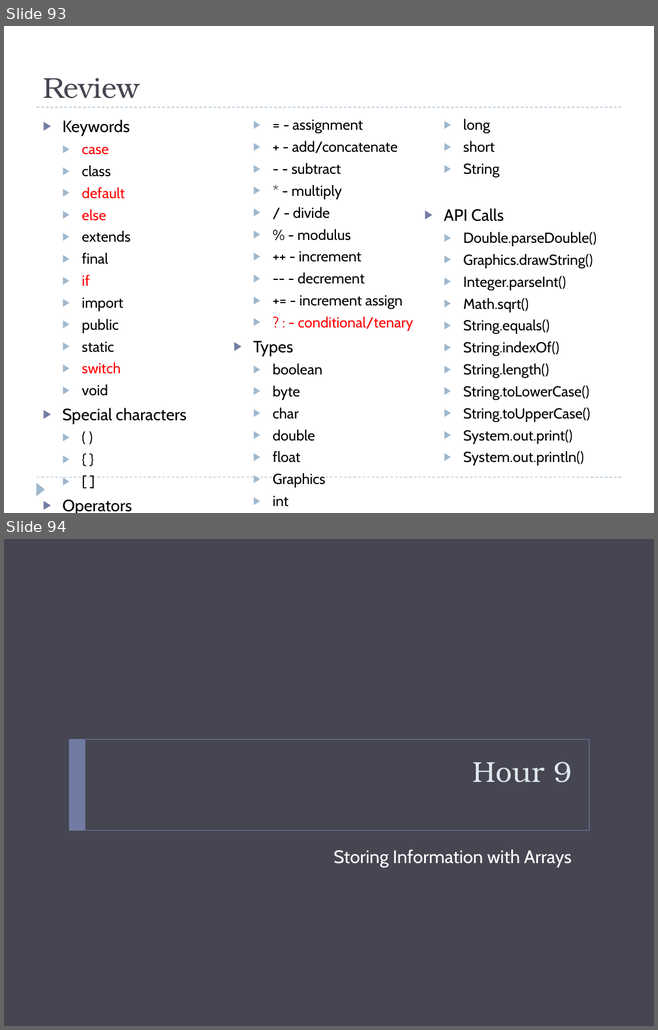
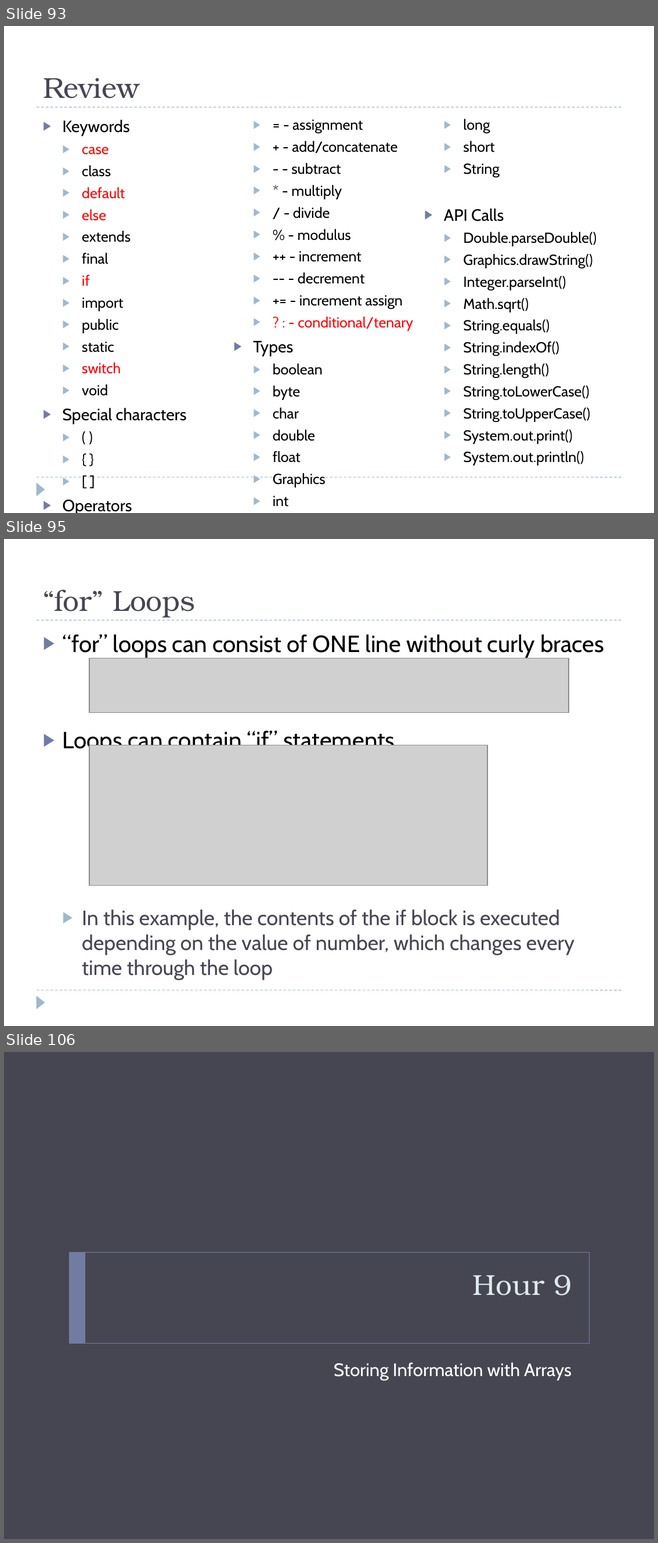
Before and after one commit to bcraig108/JavaClass_2013_Summer, a slide deck: Introduction to Java Programming.pptx. Shown one above the other, each under a label of ours: slides 93 and 94 before the commit, slides 93, 95 and 106 after it; the slides between them are not shown. The pictures are 658x1030 and 658x1543 pixels, drawn with LibreOffice and Linux fonts; fonts in the diff are those of the drawing; grey boxes stand for pictures; background and template pictures are left out. Boxes give left, top, right and bottom in pixels: in the first picture for what was removed or moved away, otherwise in the second. Text is boxed around its words. In the diff, an @@ line names an element or a change of style, - is before the commit and + after.

```diff
--- a/Introduction to Java Programming.pptx
+++ b/Introduction to Java Programming.pptx
@@ slide 95 added at <box>4,539,654,1026</box>, background #FFFFFF; not listed: 3 template elements that a slide beside it also shows @@
@@ title added at <box>43,589,195,618</box>, 32 pt, text #464653 @@
+“for” Loops
@@ text added at <box>63,634,604,980</box>, 23 pt, text #464653 @@
+▶ “for” loops can consist of ONE line without curly braces
+▶ Loops can contain “if” statements
+  ▶ In this example, the contents of the if block is executed depending on the value of number, which changes every time through the loop
@@ picture added at <box>89,658,568,712</box> @@
@@ picture added at <box>89,745,487,886</box> @@
@@ what was slide 94 is now slide 106 @@
```
Also in this commit, not shown: 12 other slides added, 1 slide removed, 1 other file.
